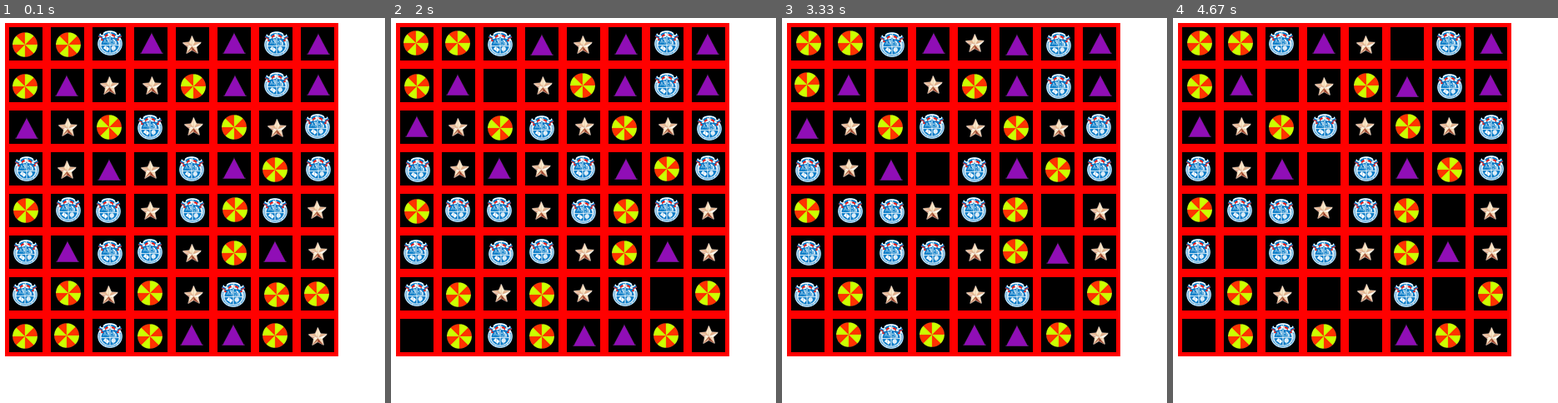
Above: before the commit, frames 1-4 (left to right).
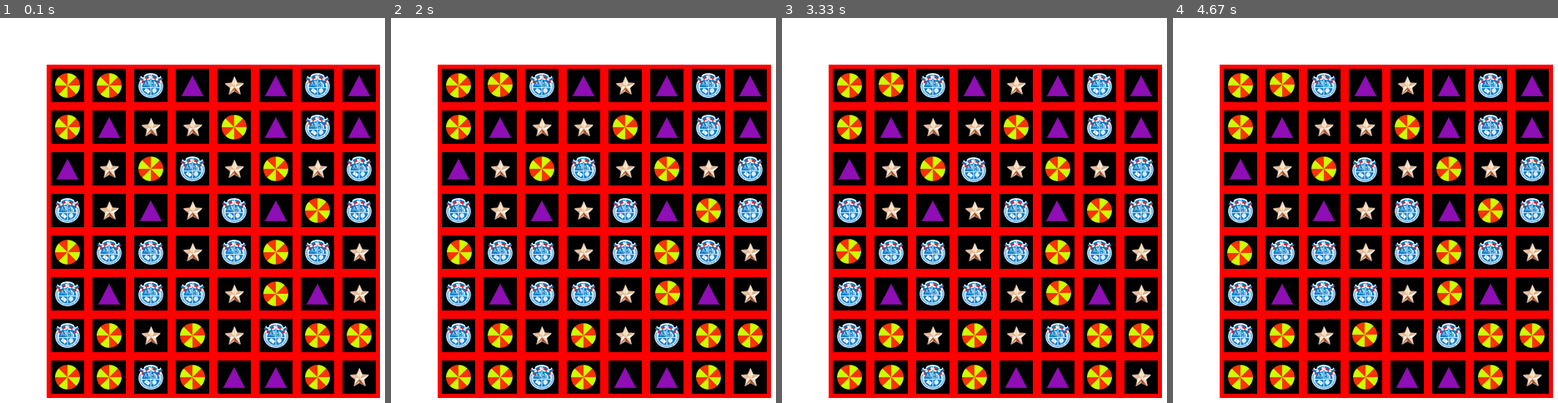
Above: after the commit, the same moments.

Repository: kbogomolov95/ProjectPyGame
Game: pygame game, started from ui.py
The game is run twice, just before and just after one commit, with the same random seed, the same clock (stepped at 60 frames per second) and the same inputs.
Inputs (mouse positions are in pixels of both pictures, inside the frame that each line leads up to):
- Up to frame 1 (0.1 s): no input
- Up to frame 2 (2 s): press the mouse at (606, 275) at 0.37 s; move the mouse to (525, 256) at 0.47 s; release the mouse at (444, 237) at 0.6 s; click (683, 291) at 0.72 s; press the mouse at (498, 168) at 1.03 s; move the mouse to (675, 326) at 1.13 s; release the mouse at (outside the picture) at 1.27 s; click (510, 95) at 1.38 s; press the mouse at (541, 210) at 1.7 s; move the mouse to (479, 272) at 1.8 s; release the mouse at (417, 333) at 1.93 s
- Up to frame 3 (3.33 s): press the mouse at (932, 210) at 2.03 s; move the mouse to (943, 191) at 2.13 s; release the mouse at (955, 172) at 2.27 s; click (outside the picture) at 2.38 s; press the mouse at (1097, 210) at 2.7 s; move the mouse to (1016, 252) at 2.8 s; release the mouse at (936, 295) at 2.93 s; press the mouse at (851, 210) at 3.03 s; move the mouse to (947, 198) at 3.13 s; release the mouse at (1047, 191) at 3.27 s
- Up to frame 4 (4.67 s): press the mouse at (1407, 87) at 3.37 s; move the mouse to (1327, 172) at 3.47 s; release the mouse at (1246, 260) at 3.6 s; press the mouse at (1531, 168) at 3.7 s; move the mouse to (1477, 106) at 3.8 s; release the mouse at (1423, 44) at 3.93 s; press the mouse at (1323, 87) at 4.03 s; move the mouse to (1350, 218) at 4.13 s; release the mouse at (1377, 349) at 4.27 s; press the mouse at (1450, 168) at 4.37 s; move the mouse to (1311, 191) at 4.47 s; release the mouse at (1176, 218) at 4.6 s

The runs differ from the first frame. In frame 1, 49% of the frame differs, in the area x 1-99%, y 1-99%; in frame 2, 49%; in frame 3, 49%; in frame 4, 49%.

Commit message:
nOtAchlen!!! ShilMoeItvoe

Diff:
--- a/ui.py
+++ b/ui.py
@@ -7,7 +7,6 @@
 
 all_sprites = pygame.sprite.Group()
 CELL_SIZE = 50
-
 
 def load_image(name, colorkey=None):
     fullname = os.path.join('photos', name)
@@ -47,9 +46,6 @@
 
 
 class Object(pygame.sprite.Sprite):
-    # images = {'O_object': load_image("O_photo.png"),
-    #           'T_object': load_image("T_photo.png", -1)}
-
     def __init__(self, name, coords):
         super().__init__(all_sprites)
         self.image = load_image('{}.png'.format(name))
@@ -58,16 +54,20 @@
         self.rect.y = coords[1]
         self.x0 = coords[0]
         self.y0 = coords[1]
+        self.selected = False
 
-    def update(self, event=None, deletion=False):
-        if not (event is None):
-            if self.rect.collidepoint(event.pos):
+    def update(self, pos=None, selected=None, deletion=False):
+        if not (pos is None):
+            if self.rect.collidepoint(pos):
                 if deletion:
                     self.kill()
-        else:
-            self.rect.x = self.x0 + random.randrange(3) - 1
-            self.rect.y = self.y0 + random.randrange(3) - 1
 
+                if self.selected:
+                    self.rect.x = self.x0 + random.randrange(3) - 1
+                    self.rect.y = self.y0 + random.randrange(3) - 1
+
+                if not selected is None:
+                    self.selected = selected
 
 def get_obj_coords(x, y):
     x = X0 + x * CELL_SIZE
@@ -82,16 +82,15 @@
             Object(str(matrix[i][j]), get_obj_coords(j, i))
 
 
-def update_map():
+def update_map(matrix):
     matrix = [[1, 1, 1, 1, 1, 1],
               [1, 1, 1, 1, 1, 1],
-              [1, 1, 2, 1, 1, 1],
+              [1, 0, 2, 1, 1, 1],
               [1, 1, 1, 1, 1, 1],
               [1, 1, 1, 1, 1, 2],
               ]
     del all_sprites
     generate_map(matrix)
-
 
 pygame.init()
 size = width, height = 800, 800
@@ -107,24 +106,37 @@
 matrix = m.arr
 
 # это криво написано как-то
-X0 = 200 - CELL_SIZE * (abs(size[1]) - 7)
-Y0 = 200 - CELL_SIZE * (abs(size[0]) - 7)
+X0 = 200 - CELL_SIZE * (abs(size[1]) - 8)
+Y0 = 200 - CELL_SIZE * (abs(size[0]) - 8)
+
 
 board = Board(matrix)
 generate_map(matrix)
+timer = 5
+destroy_animation = False
+waiting_animation = False
+pos1 = None
+pos2 = None
+timer = 0
 
 while running:
     for event in pygame.event.get():
         if event.type == pygame.QUIT:
             running = False
-        if event.type == pygame.MOUSEBUTTONDOWN:
-            pass
+
         if event.type == pygame.MOUSEBUTTONUP:
-            all_sprites.update(event, True)
+            if pos1 is None:
+                pos1 = event.pos
+                all_sprites.update(pos1, True)
+            else:
+                pos2 = event.pos
+                all_sprites.update(pos2, True)
+
+    all_sprites.update(pos1)
+    all_sprites.update(pos2)
 
     # Making board
-    all_sprites.update()
-    screen.blit(board.render(), (X0, Y0))
+    screen.blit(board.render(), (200, 200))
     all_sprites.draw(screen)
 
     # Drawing board
